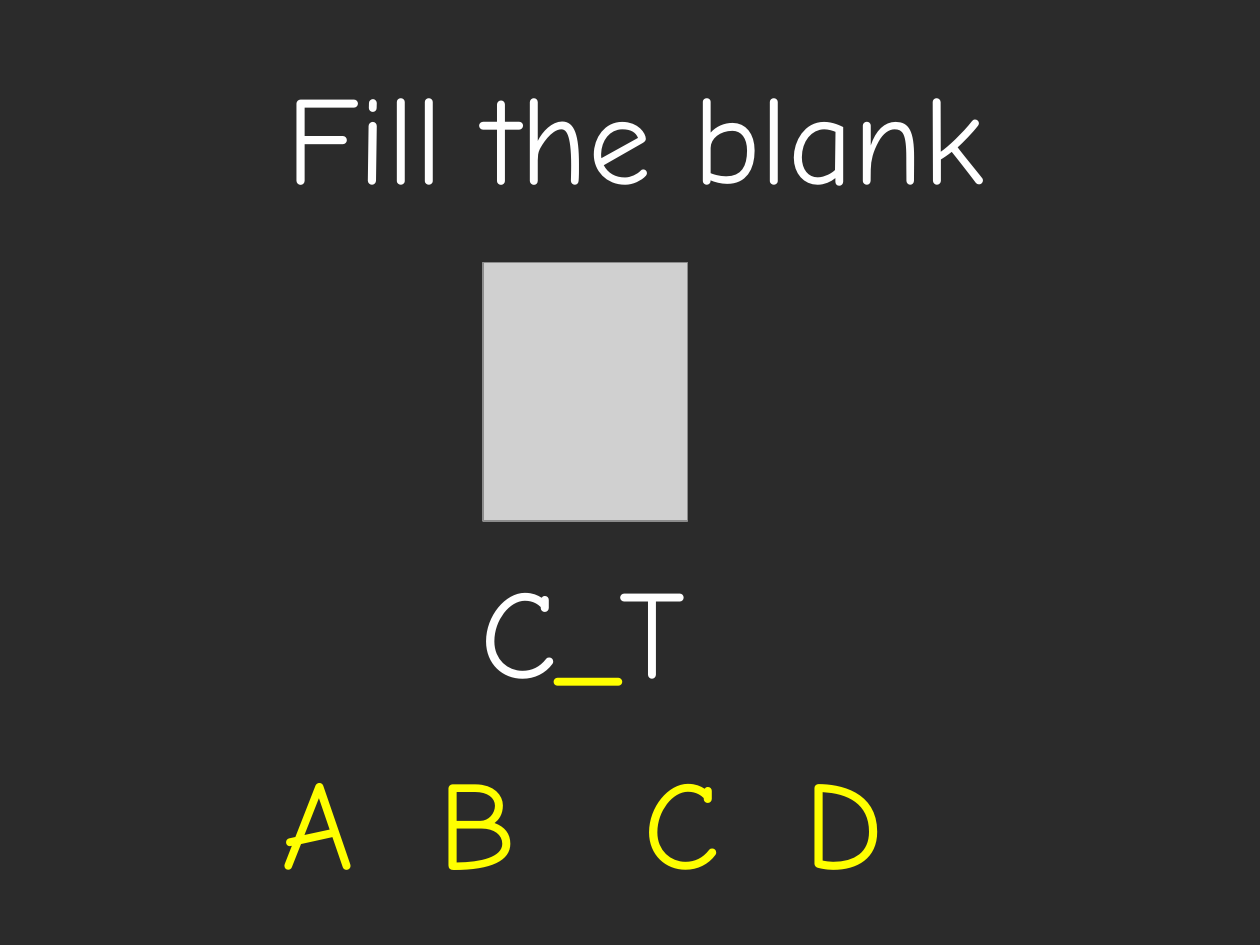
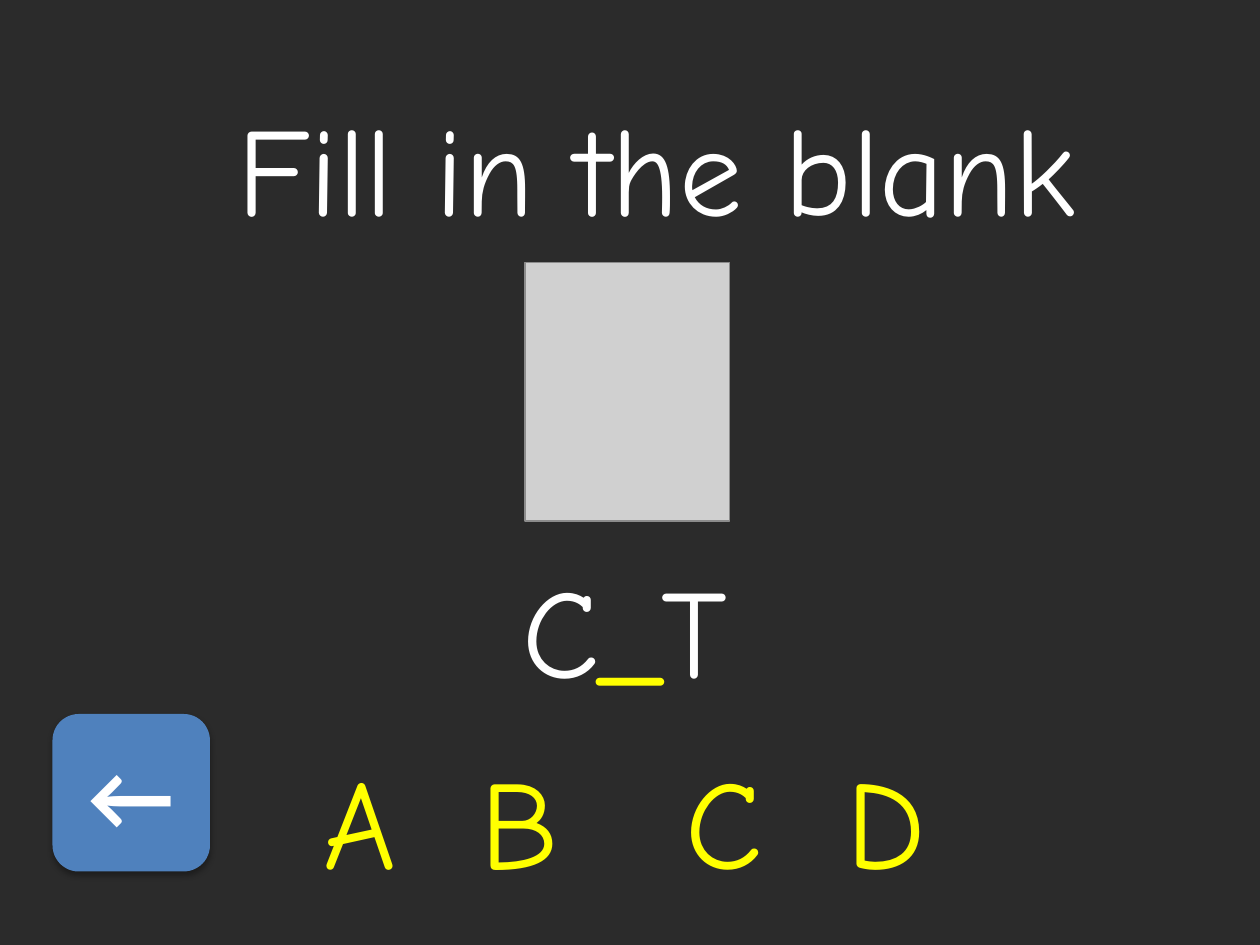
Before and after one commit to coolcatco888/cmpt275group11, a slide deck: slide 2 of documents/screenshot.pptx. Drawn at 1260x945 pixels with LibreOffice and Linux fonts; fonts in the diff are those of the drawing; grey boxes stand for pictures; background and template pictures are left out; a plain dark background stands for a picture behind light text. Boxes give left, top, right and bottom in pixels: in the first picture for what was removed or moved away, otherwise in the second. Text is boxed around its words. In the diff, an @@ line names an element or a change of style, - is before the commit and + after.

```diff
--- a/documents/screenshot.pptx
+++ b/documents/screenshot.pptx
@@ text at [237,130,1076,218]: text changed @@
-Fill the blank
+Fill in the blank
@@ 2 texts, 1 picture: place and size @@
-2 texts, 1 picture at [282,262,884,870]
+2 texts, 1 picture at [324,262,926,870]
@@ rounded rectangle added at [53,714,210,872], fill #4F81BD, 54 pt, text #FFFFFF, bold @@
+←
```
Also in this commit, not shown: 1 other slide changed, 12 slides added, 1 slide removed.
